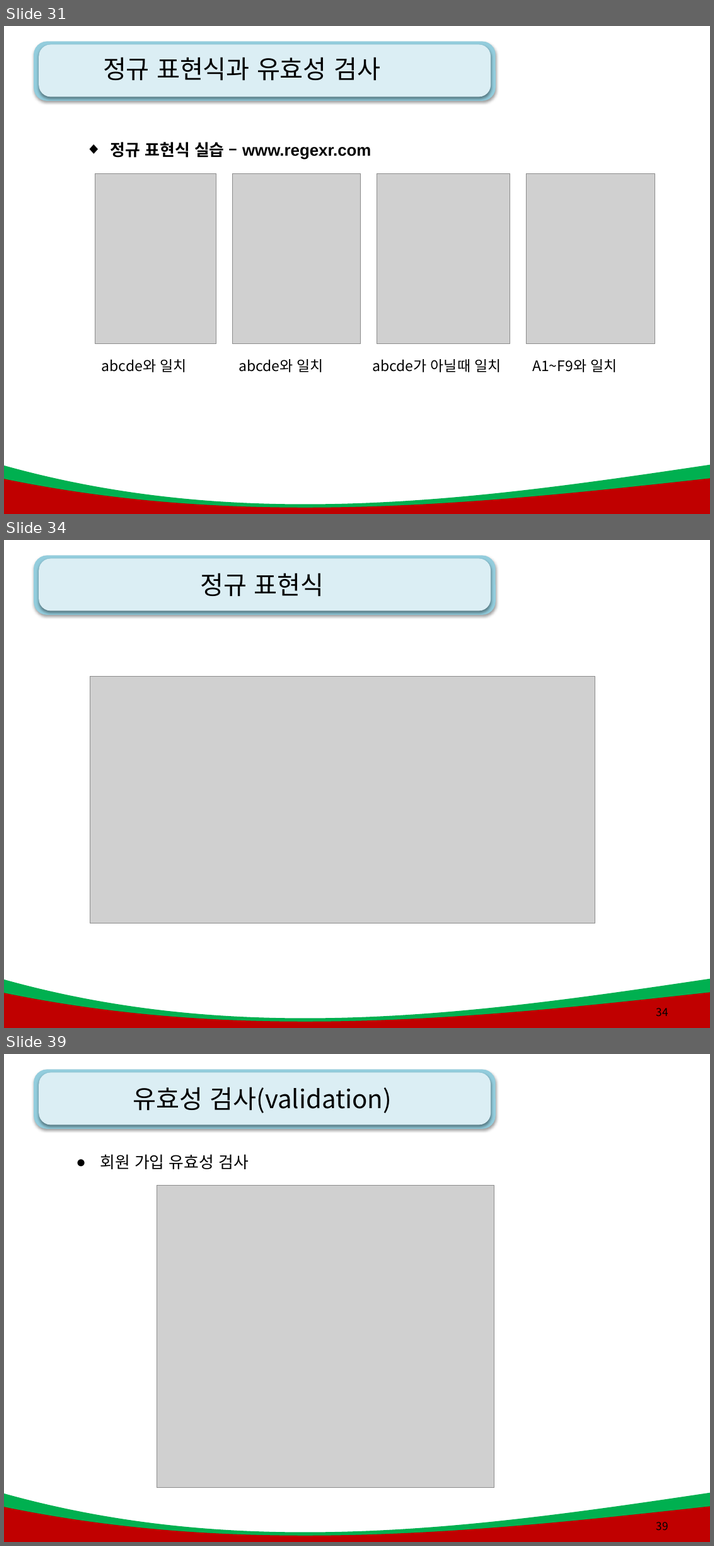
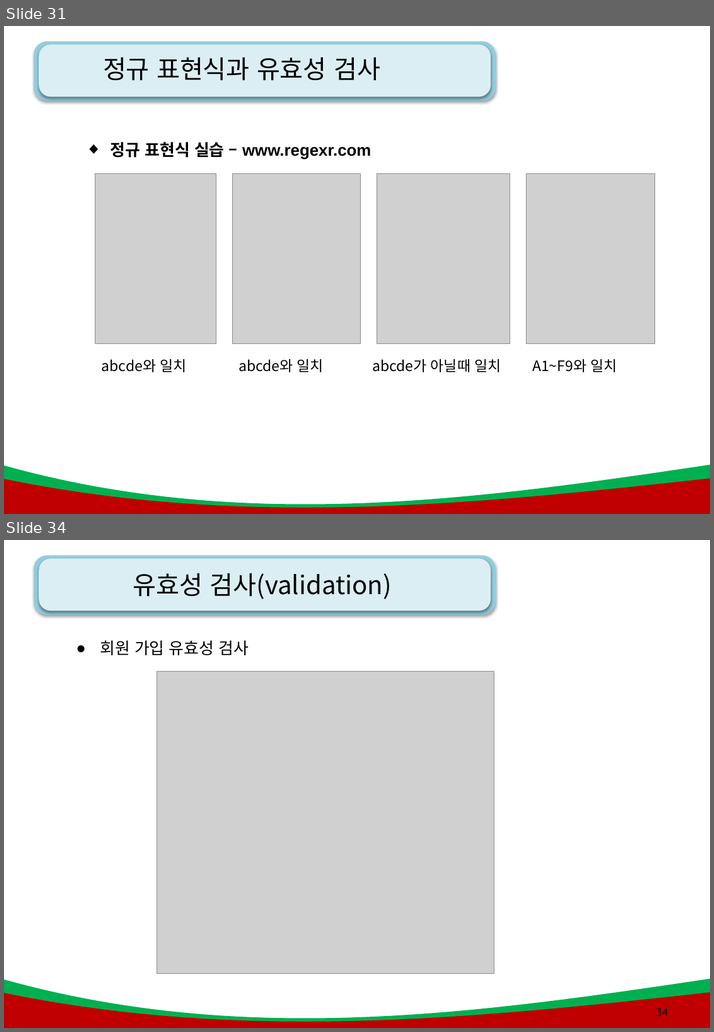
Before and after one commit to kiyongee2/green_project_web, a slide deck: js_ppt/8강. js_폼과 정규표현식.pptx. Shown one above the other, each under a label of ours: slides 31, 34 and 39 before the commit, slides 31 and 34 after it; the slides between them are not shown. The pictures are 714x1546 and 714x1032 pixels, drawn with LibreOffice and Linux fonts; fonts in the diff are those of the drawing; grey boxes stand for pictures; background and template pictures are left out. Boxes give left, top, right and bottom in pixels: in the first picture for what was removed or moved away, otherwise in the second. Text is boxed around its words. In the diff, an @@ line names an element or a change of style, - is before the commit and + after.

```diff
--- a/js_ppt/8강. js_폼과 정규표현식.pptx
+++ b/js_ppt/8강. js_폼과 정규표현식.pptx
@@ slide 34 removed at (4,540,710,1028), background #FFFFFF; not listed: 4 template elements that a slide beside it also shows @@
@@ title removed at (201,573,324,596) @@
-정규 표현식
@@ picture removed at (90,677,595,924) @@
@@ page number removed at (655,1008,667,1016) @@
-34
@@ what was slide 39 is now slide 34 @@
@@ page number at (655,1008,667,1016): text changed @@
-39
+34
```
Also in this commit, not shown: 5 slides changed, 5 other slides removed, 24 other files.
